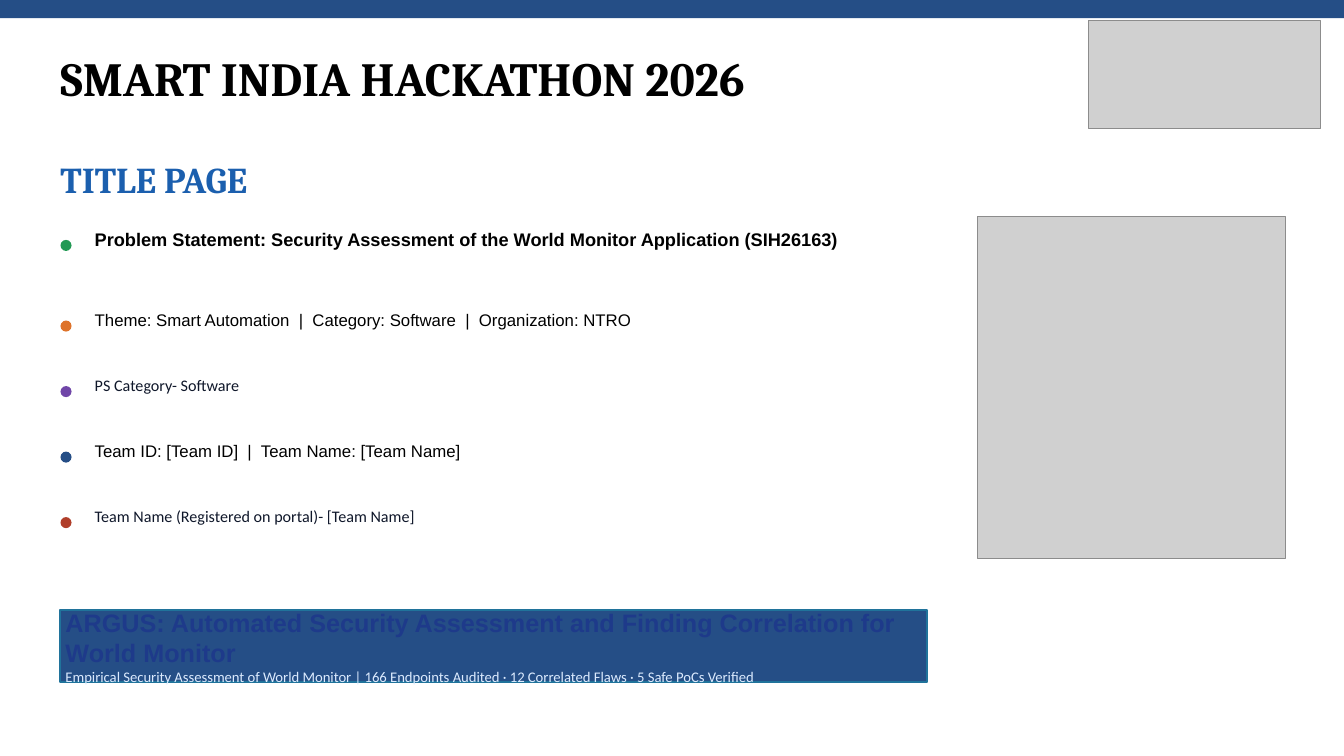
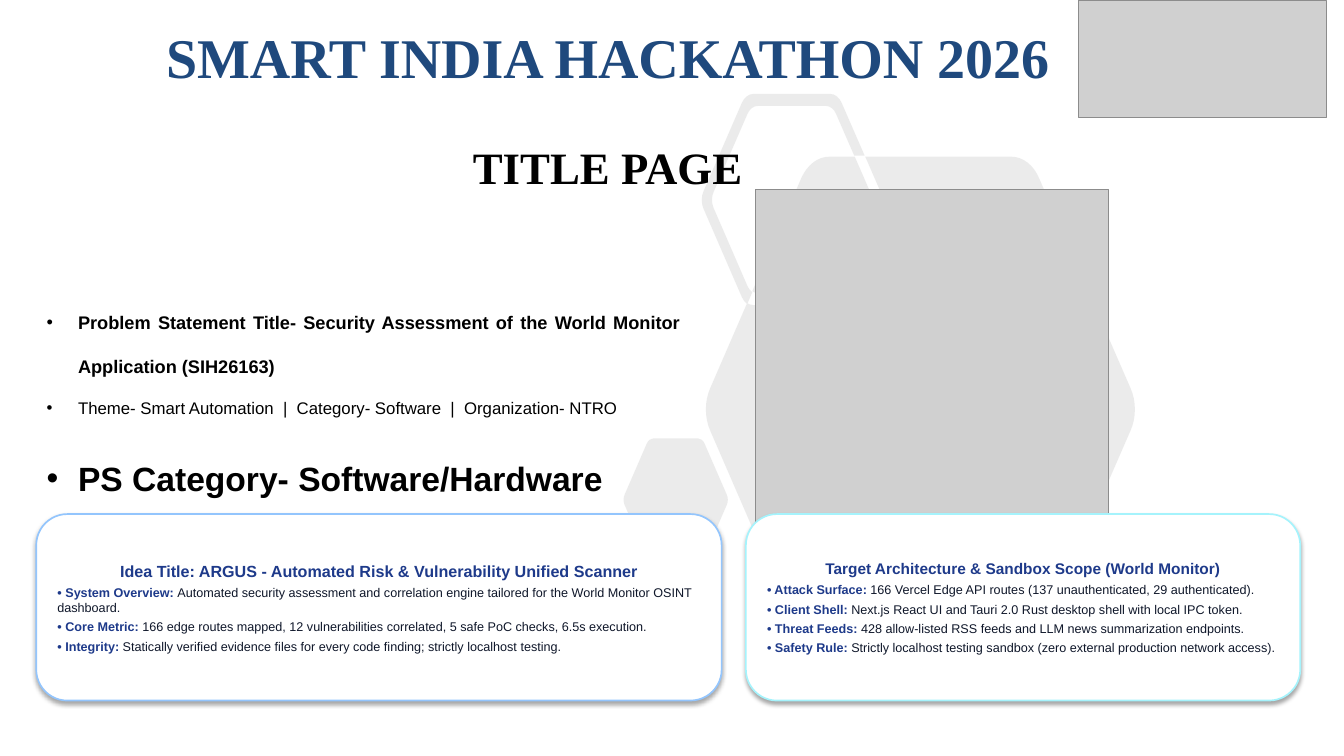
Before and after one commit to princeyadaviiit/argus-world-monitor, a slide deck: slide 1 of SIH26163_ARGUS_Idea_PPT.pptx. Drawn at 1344x756 pixels with LibreOffice and Linux fonts; fonts in the diff are those of the drawing; grey boxes stand for pictures. Boxes give left, top, right and bottom in pixels: in the first picture for what was removed or moved away, otherwise in the second. Text is boxed around its words. In the diff, an @@ line names an element or a change of style, - is before the commit and + after.

```diff
--- a/SIH26163_ARGUS_Idea_PPT.pptx
+++ b/SIH26163_ARGUS_Idea_PPT.pptx
@@ rectangle removed at [0,0,1344,18] @@
@@ title "SMART INDIA HACKATHON 2026": place and size @@
-title "SMART INDIA HACKATHON 2026" at [60,63,744,97]
+title "SMART INDIA HACKATHON 2026" at [166,40,1049,79]
@@ title "SMART INDIA HACKATHON 2026" at [166,40,1049,79]: size 34 to 40 pt, font Cambria to Times New Roman, text colour #000000 to #1F497D; alignment left to centre @@
@@ picture: place and size @@
-picture at [1089,20,1321,129]
+picture at [1079,0,1327,117]
@@ subtitle "TITLE PAGE": place and size @@
-subtitle "TITLE PAGE" at [60,168,247,194]
+subtitle "TITLE PAGE" at [473,154,742,185]
@@ subtitle "TITLE PAGE" at [473,154,742,185]: size 26 to 32 pt, font Cambria to Times New Roman, text colour #1B5FAE to #000000; alignment left to centre; more space between paragraphs; vertical alignment middle to top @@
@@ freeform shape added at [624,94,1135,662], fill #7F7F7F at 15% opacity @@
@@ picture added at [756,190,1109,568] @@
@@ text removed at [95,233,838,250] @@
-Problem Statement: Security Assessment of the World Monitor Application (SIH26163)
@@ picture removed at [978,217,1286,559] @@
@@ ellipse removed at [60,240,72,251] @@
@@ ellipse removed at [60,321,72,332] @@
@@ text added at [78,315,680,577], 12 pt, text #000000 @@
+• Problem Statement Title- Security Assessment of the World Monitor Application (SIH26163)
+• Theme- Smart Automation | Category- Software | Organization- NTRO
+• PS Category- Software/Hardware
+• Team ID- [Team ID]
+• Team Name (Registered on portal)- [Team Name]
@@ text removed at [95,314,631,330] @@
-Theme: Smart Automation | Category: Software | Organization: NTRO
@@ ellipse removed at [60,386,72,397] @@
@@ text removed at [95,380,239,394] @@
-PS Category- Software
@@ text removed at [95,445,460,461] @@
-Team ID: [Team ID] | Team Name: [Team Name]
@@ ellipse removed at [60,452,72,463] @@
@@ rounded rectangle added at [36,514,722,701], fill #FFFFFF, outline #93C5FD 1.2 pt, 9 pt, text #0F172A @@
+Idea Title: ARGUS - Automated Risk & Vulnerability Unified Scanner
+• System Overview: Automated security assessment and correlation engine tailored for the World Monitor OSINT dashboard.
+• Core Metric: 166 edge routes mapped, 12 vulnerabilities correlated, 5 safe PoC checks, 6.5s execution.
+• Integrity: Statically verified evidence files for every code finding; strictly localhost testing.
@@ ellipse removed at [60,517,72,528] @@
@@ text removed at [95,510,415,525] @@
-Team Name (Registered on portal)- [Team Name]
@@ rounded rectangle added at [746,514,1301,701], fill #FFFFFF, outline #A5F3FC 1.2 pt, 9 pt, text #0F172A @@
+Target Architecture & Sandbox Scope (World Monitor)
+• Attack Surface: 166 Vercel Edge API routes (137 unauthenticated, 29 authenticated).
+• Client Shell: Next.js React UI and Tauri 2.0 Rust desktop shell with local IPC token.
+• Threat Feeds: 428 allow-listed RSS feeds and LLM news summarization endpoints.
+• Safety Rule: Strictly localhost testing sandbox (zero external production network access).
@@ rectangle removed at [60,610,928,683] @@
@@ text removed at [65,609,895,686] @@
-ARGUS: Automated Security Assessment and Finding Correlation for World Monitor
-Empirical Security Assessment of World Monitor | 166 Endpoints Audited · 12 Correlated Flaws · 5 Safe PoCs Verified
```
Also in this commit, not shown: 2 other slides changed, 3 slides added, 3 slides removed, 5 other files.
